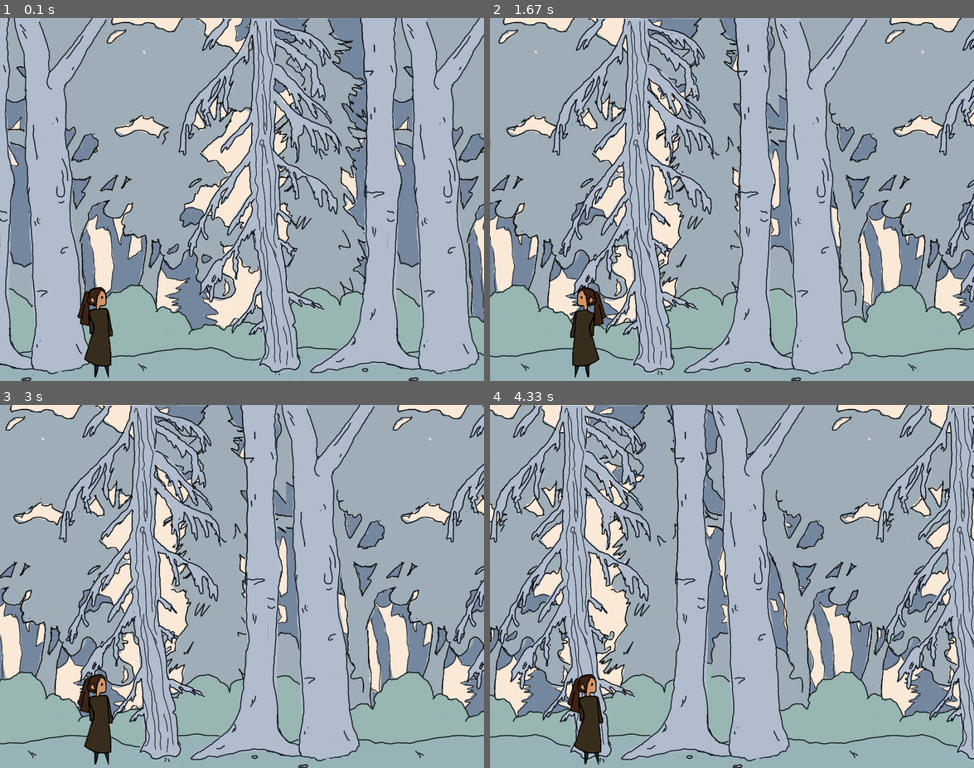
Above: before the commit, frames 1-4 (two rows, left to right).
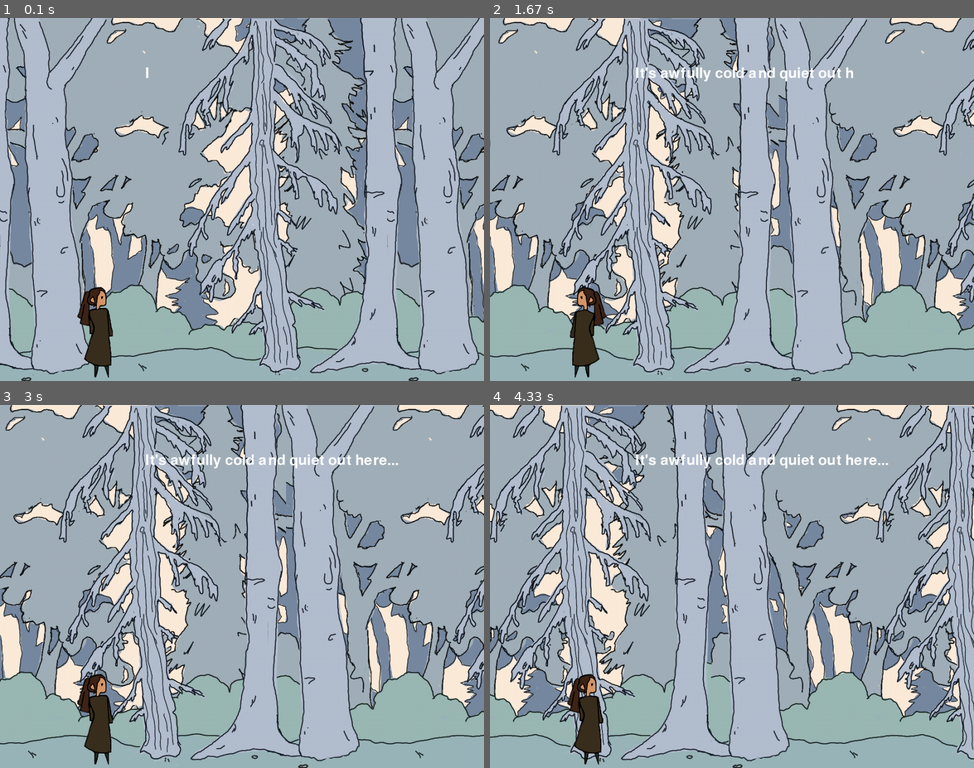
Above: after the commit, the same moments.

Repository: kateamacvicar/pygame
Game: pygame game, started from game.py
Two runs of this game, one before a commit and one after it. Both use one fixed random seed, a clock stepped at 60 frames per second and the inputs below.
Inputs:
- Up to frame 1 (0.1 s): no input
- Up to frame 2 (1.67 s): hold Right 0.33-0.8 s; hold Right 0.83-1.3 s; hold Left from 1.33 s (still down)
- Up to frame 3 (3 s): release Left at 1.87 s; hold Left 1.9-2.3 s; hold Right 2.33-2.97 s
- Up to frame 4 (4.33 s): hold Left 3-3.47 s; hold Right 3.5-3.97 s; hold Right from 4 s (still down)

The runs differ from the first frame. In frame 1, less than 0.1% of the frame differs, in the area x 30-31%, y 13-17%; in frame 2, 0.6%; in frame 3, 0.6%; in frame 4, 0.6%, in the area x 30-83%, y 13-18%.

Commit message:
adding sounds

Diff:
--- a/animated_text.py
+++ b/animated_text.py
@@ -3,8 +3,7 @@
 class Text:
 
     def __init__(self, message):
-        self.font = pygame.font.Font("freesansbold.ttf", 14)
-        self.text_timet = pygame.time.Clock()
+        self.font = pygame.font.Font("freesansbold.ttf", 30)
         self.message = message
 
         #what we will be taking out of the message as we scroll through it
@@ -12,3 +11,14 @@
         self.counter = 0
         self.speed = 3
         self.is_done = False
+
+    def animate(self):
+        #check if we have written the entire message onto the screen yet
+        if self.counter < self.speed * len(self.message):
+            #if not....
+            self.counter += 1
+        elif self.counter >= self.speed* len(self.message):
+            self.is_done = True
+
+        self.snip = self.font.render(self.message[0:self.counter//self.speed], True, 'white')
+        return self.snip
--- a/game.py
+++ b/game.py
@@ -37,6 +37,8 @@
 #the 'player' bit is good for if you have multiple different sprites. But I only have the one. Right now that doesnt really do anything
 player = Player('player', 200, 650, 1, 0.4)
 
+#intro text
+intro_text = Text("It's awfully cold and quiet out here...")
 #set up pygame window
 # sprite_sheet_image = pygame.image.load('assets/idle_spritesheet.png').convert_alpha()
 # #extract our image from the spritesheet
@@ -72,6 +74,10 @@
     #update animation
     player.update_animation()
 
+    #start text animation
+    snip = intro_text.animate()
+    screen.blit(snip, (300, 100))
+
     for event in pygame.event.get():
         if event.type == pygame.QUIT:
             run = False
